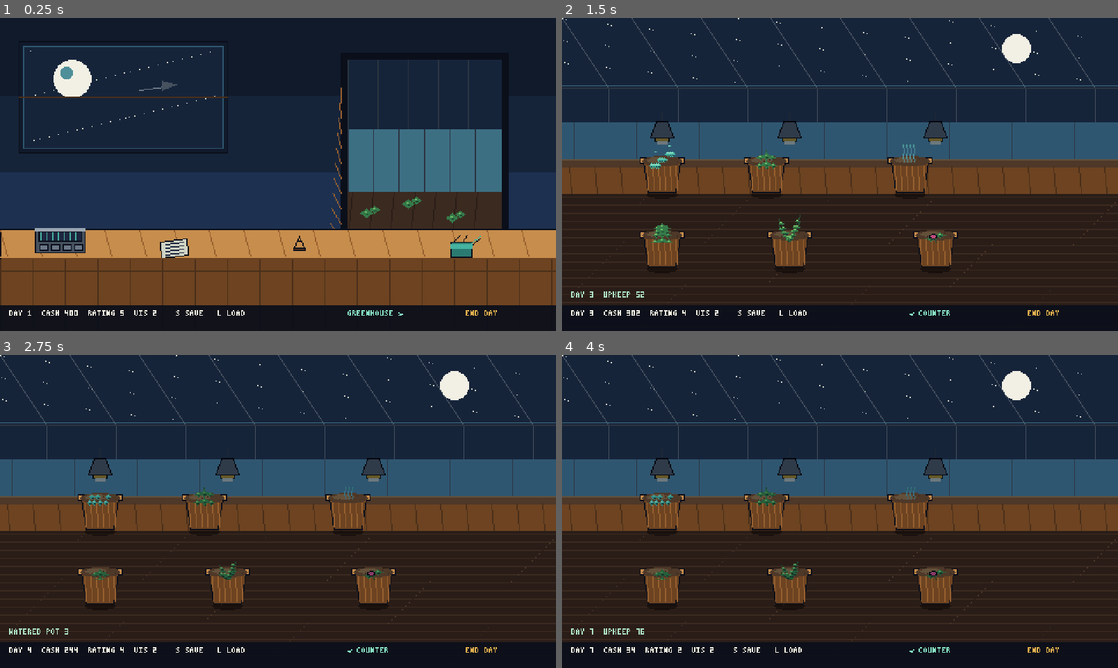
Above: before the commit, frames 1-4 (two rows, left to right).
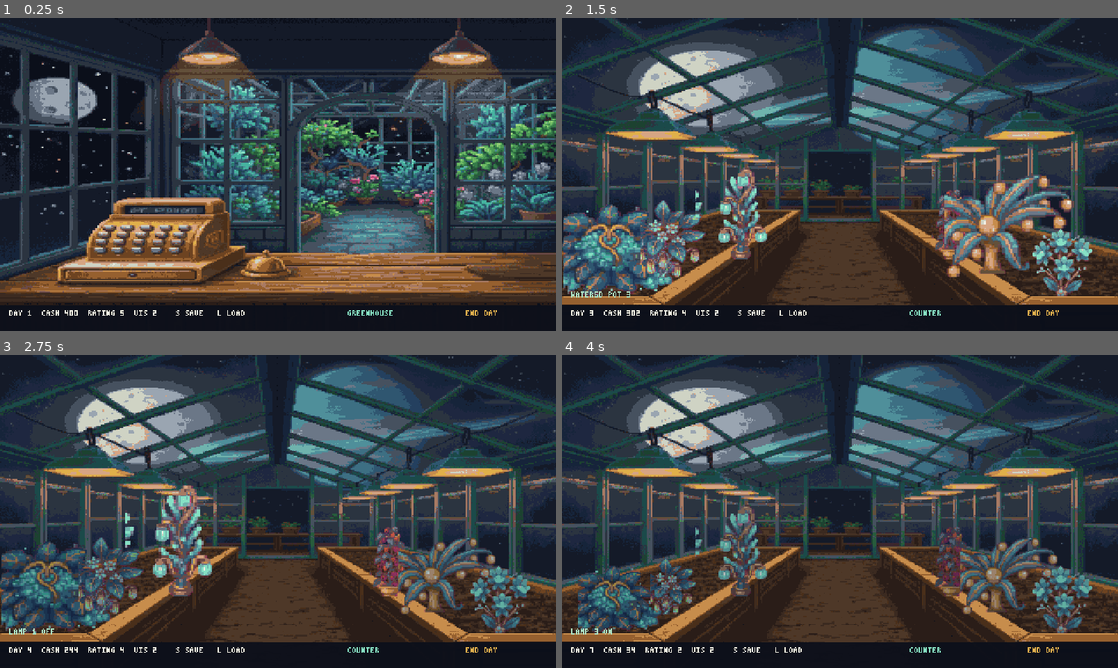
Above: after the commit, the same moments.

Repository: vladc-alexa/station-fence
Game: Godot game, scene res://scenes/fp.tscn
Two runs of this game, one before a commit and one after it. Both use one fixed random seed, a clock stepped at 60 frames per second and the inputs below.
Inputs (mouse positions are in pixels of both pictures, inside the frame that each line leads up to):
- Up to frame 1 (0.25 s): no input
- Up to frame 2 (1.5 s): tap Enter at 0.5 s; move the mouse to (962, 158) at 0.52 s; tap 1 at 0.6 s; click (962, 158) at 0.67 s; tap Space at 0.77, 1.25 s; tap 2 at 0.8, 1.35 s; move the mouse to (728, 190) at 1.27 s; hold S from 1.28 s (still down); click (728, 190) at 1.42 s
- Up to frame 3 (2.75 s): tap Space at 1.52 s; tap 3 at 1.55, 2.1 s; tap Enter at 2 s; move the mouse to (333, 442) at 2.02 s; release S at 2.03 s; click (333, 442) at 2.17 s; tap 1 at 2.3 s
- Up to frame 4 (4 s): tap Space at 2.75, 3.02, 3.77 s; move the mouse to (812, 574) at 2.77 s; tap 1 at 2.85 s; click (812, 574) at 2.92 s; tap 2 at 3.05, 3.6 s; tap Enter at 3.5 s; move the mouse to (1006, 558) at 3.52 s; hold S from 3.53 s (still down); click (1006, 558) at 3.67 s; tap 3 at 3.8 s

The runs differ from the first frame. In frame 1, 61% of the frame differs, in the area x 0-100%, y 0-96%; in frame 2, 61%; in frame 3, 60%; in frame 4, 59%.

Commit message:
AI art pass: Gemini-generated first-person views + 6 plant species, palette-locked; click mapping fixed (get_viewport mouse pos, IGNORE filters), click self-test

Diff:
--- a/scripts/ui/fp.gd
+++ b/scripts/ui/fp.gd
@@ -8,11 +8,11 @@
 
 # planters: [bench, slot, x, base_y]
 const POTS := [
-	[0, 0, 86, 150], [0, 1, 176, 150], [1, 0, 300, 150],
-	[1, 1, 86, 214], [2, 0, 196, 214], [2, 1, 322, 214],
+	[0, 0, 50, 240, 2.0], [0, 1, 96, 224, 1.7], [1, 0, 146, 208, 1.5],
+	[1, 1, 336, 208, 1.5], [2, 0, 386, 224, 1.7], [2, 1, 432, 240, 2.0],
 ]
-const DOOR := Rect2(300, 34, 134, 156)
-const LAMP_X := [86, 196, 322]
+const DOOR := Rect2(248, 92, 118, 88)
+const BELL := Rect2(203, 194, 48, 34)
 
 var station: Station = Station.COUNTER
 var _counter: Node2D
@@ -25,6 +25,7 @@
 var _nav_label: Label
 var _toast: Label
 var _bubble: Label
+var _bubble_plate: ColorRect
 var _bubble_panel: Panel
 
 
@@ -41,6 +42,9 @@
 	if args.has("--smoke"):
 		call_deferred("_smoke")
 	for a in args:
+		if a == "--clicktest":
+			_clicktest()
+			return
 		if a.begins_with("--shot="):
 			if args.has("--green"):
 				station = Station.GREENHOUSE
@@ -53,9 +57,10 @@
 
 
 func _tex(name: String) -> Texture2D:
-	var path := SPR + name + ".png"
-	if ResourceLoader.exists(path):
-		return load(path)
+	const GEN := "res://assets/gen/"
+	for path in [GEN + name + ".png", SPR + name + ".png"]:
+		if ResourceLoader.exists(path):
+			return load(path)
 	return null
 
 
@@ -73,14 +78,10 @@
 	_counter.name = "Counter"
 	add_child(_counter)
 	var bg := Sprite2D.new()
-	bg.texture = _tex("bg_counter")
+	bg.texture = load("res://assets/gen/bg_counter.png")
 	bg.centered = false
 	bg.position = Vector2.ZERO
 	_counter.add_child(bg)
-	_sprite(_counter, "till", Vector2(52, 190), 2)
-	_sprite(_counter, "ledger", Vector2(150, 198), 2)
-	_sprite(_counter, "bell", Vector2(258, 194), 2)
-	_sprite(_counter, "can", Vector2(400, 196), 2)
 	_counter.visible = false
 
 
@@ -89,23 +90,18 @@
 	_green.name = "Greenhouse"
 	add_child(_green)
 	var bg := Sprite2D.new()
-	bg.texture = _tex("bg_greenhouse")
+	bg.texture = load("res://assets/gen/bg_greenhouse.png")
 	bg.centered = false
 	bg.position = Vector2.ZERO
 	_green.add_child(bg)
 	for i in range(POTS.size()):
 		var pot: Array = POTS[i]
-		var bench := int(pot[0])
 		var bx := float(pot[2])
 		var by := float(pot[3])
-		_sprite(_green, "shadow", Vector2(bx, by + 2), 1)
-		var pot_sprite := _sprite(_green, "pot_big", Vector2(bx, by - 16), 3)
-		_pot_sprites[i] = pot_sprite
-		var plant_sprite := _sprite(_green, "plant_lumen_moss_0", Vector2(bx, by - 40), 4)
+		var sc := float(pot[4])
+		var plant_sprite := _sprite(_green, "plant_lumen_moss", Vector2(bx, by - 20.0 * sc), 4)
+		plant_sprite.scale = Vector2(sc, sc)
 		_plant_sprites[i] = plant_sprite
-	for b in range(3):
-		var lamp := _sprite(_green, "lamp_big", Vector2(float(LAMP_X[b]), 104.0), 5)
-		_lamp_sprites[b] = lamp
 	_green.visible = false
 
 
@@ -117,6 +113,7 @@
 	if font.load_bitmap_font(FONT) != OK:
 		push_warning("hud font failed")
 	var plate := ColorRect.new()
+	plate.mouse_filter = Control.MOUSE_FILTER_IGNORE
 	plate.color = Color(0.043, 0.059, 0.102, 0.94)
 	plate.position = Vector2(0, 248)
 	plate.size = Vector2(480, 22)
@@ -138,6 +135,15 @@
 	_bubble_panel.size = Vector2(464, 44)
 	_bubble_panel.visible = false
 	layer.add_child(_bubble_panel)
+	var plate_bg := ColorRect.new()
+	plate_bg.name = "BubblePlate"
+	plate_bg.position = Vector2(8, 6)
+	plate_bg.size = Vector2(464, 44)
+	plate_bg.color = Color(0.03, 0.05, 0.08, 0.78)
+	plate_bg.mouse_filter = Control.MOUSE_FILTER_IGNORE
+	plate_bg.visible = false
+	_bubble_panel.add_child(plate_bg)
+	_bubble_plate = plate_bg
 	_bubble = Label.new()
 	_bubble.add_theme_font_override("font", font)
 	_bubble.add_theme_font_size_override("font_size", 5)
@@ -145,6 +151,8 @@
 	_bubble.position = Vector2(13, 10)
 	_bubble.size = Vector2(452, 36)
 	_bubble.autowrap_mode = TextServer.AUTOWRAP_WORD
+	_bubble.mouse_filter = Control.MOUSE_FILTER_IGNORE
+	_bubble_panel.mouse_filter = Control.MOUSE_FILTER_IGNORE
 	layer.add_child(_bubble)
 	# END DAY + navigation buttons (drawn as labels, hit-tested in _click)
 	_end_label = Label.new()
@@ -166,7 +174,7 @@
 	_counter.visible = station == Station.COUNTER
 	_green.visible = station == Station.GREENHOUSE
 	if _nav_label != null:
-		_nav_label.text = "GREENHOUSE >" if station == Station.COUNTER else "< COUNTER"
+		_nav_label.text = "GREENHOUSE" if station == Station.COUNTER else "COUNTER"
 	_refresh()
 
 
@@ -180,16 +188,26 @@
 			ps.visible = false
 		else:
 			ps.visible = true
-			ps.texture = _tex("plant_%s_%d" % [plant.def.id, plant.stage])
+			ps.texture = _tex("plant_%s" % plant.def.id)
+			var st: int = clampi(int(plant.stage), 0, 3)
+			var depth := float(POTS[i][4])
+			var grow: float = [0.45, 0.62, 0.82, 1.0][st] * depth
+			ps.scale = Vector2(grow, grow)
+			ps.position = Vector2(float(POTS[i][2]), float(POTS[i][3]) - 32.0 * grow)
 			ps.self_modulate = Color(0.72, 0.78, 0.82) if plant.wilted else Color.WHITE
 	for b in range(3):
-		var lamp: Sprite2D = _lamp_sprites[b]
-		lamp.self_modulate = Color.WHITE if bool(GameState.benches[b]["lamp"]) else Color(0.45, 0.5, 0.55)
+		if _lamp_sprites.size() > b:
+			var lamp: Sprite2D = _lamp_sprites[b]
+			lamp.self_modulate = Color.WHITE if bool(GameState.benches[b]["lamp"]) else Color(0.45, 0.5, 0.55)
 	var c = GameState.current
 	if c == null:
 		_bubble_panel.visible = false
+		if _bubble_plate != null:
+			_bubble_plate.visible = false
 	else:
 		_bubble_panel.visible = true
+		if _bubble_plate != null:
+			_bubble_plate.visible = true
 		_bubble.text = "%s WANTS %s\nBRINGS %d CR + %s\nCLICK HERE TO SERVE" % [
 			c.display_name.to_upper(), c.wants_text().to_upper().replace(" X", "X"),
 			c.cash_offer, c.brings_text().to_upper().replace(" X", "X")]
@@ -197,9 +215,9 @@
 		GameState.day, GameState.cash, GameState.rating, GameState.visitors_left]
 
 
-func _unhandled_input(event: InputEvent) -> void:
+func _input(event: InputEvent) -> void:
 	if event is InputEventMouseButton and event.pressed and event.button_index == MOUSE_BUTTON_LEFT:
-		_click(event.position)
+		_click(get_viewport().get_mouse_position())
 	elif event is InputEventKey and event.pressed:
 		match event.keycode:
 			KEY_SPACE: _end_day()
@@ -209,6 +227,9 @@
 			KEY_C: _goto(Station.COUNTER)
 			KEY_S: GameState.save_game()
 			KEY_L: GameState.load_game()
+			KEY_1: _toggle_lamp(0)
+			KEY_2: _toggle_lamp(1)
+			KEY_3: _toggle_lamp(2)
 
 
 func _goto(s: Station) -> void:
@@ -226,7 +247,7 @@
 	if station == Station.COUNTER:
 		if DOOR.has_point(p):
 			_goto(Station.GREENHOUSE)
-		elif Rect2(244, 182, 32, 24).has_point(p):
+		elif BELL.has_point(p):
 			_next_visitor()
 		elif _bubble_panel.visible and Rect2(8, 6, 464, 44).has_point(p):
 			_serve()
@@ -234,17 +255,16 @@
 		for i in range(POTS.size()):
 			var bx := float(POTS[i][2])
 			var by := float(POTS[i][3])
-			if Rect2(bx - 16.0, by - 82.0, 32.0, 44.0).has_point(p):
+			var sc := float(POTS[i][4])
+			if Rect2(bx - 16.0 * sc, by - 42.0 * sc, 32.0 * sc, 44.0 * sc).has_point(p):
 				_pick(i, true)
 				return
-			if Rect2(bx - 28.0, by - 34.0, 56.0, 36.0).has_point(p):
-				_pick(i, false)
-				return
-		for b in range(3):
-			if Rect2(float(LAMP_X[b]) - 7.0, 88.0, 14.0, 16.0).has_point(p):
-				GameState.toggle_lamp(b)
-				_toast.text = "LAMP %d %s" % [b + 1, "ON" if bool(GameState.benches[b]["lamp"]) else "OFF"]
-				return
+
+
+
+func _toggle_lamp(b: int) -> void:
+	GameState.toggle_lamp(b)
+	_toast.text = "LAMP %d %s" % [b + 1, "ON" if bool(GameState.benches[b]["lamp"]) else "OFF"]
 
 
 func _pick(index: int, harvest_first: bool) -> void:
@@ -316,3 +336,41 @@
 	img.save_png(path)
 	print("shot -> ", path)
 	get_tree().quit(0)
+
+
+func _clicktest() -> void:
+	await get_tree().process_frame
+	var before: int = GameState.day
+	var k: float = float(get_window().size.x) / 480.0
+	var target := Vector2(442.0, 259.0) * k
+	DisplayServer.warp_mouse(Vector2i(target))
+	await get_tree().process_frame
+	var ev := InputEventMouseButton.new()
+	ev.button_index = MOUSE_BUTTON_LEFT
+	ev.pressed = true
+	ev.position = target
+	Input.parse_input_event(ev)
+	await get_tree().create_timer(0.2).timeout
+	print("CLICK scale=%.1f mouse=%s day %d -> %d" % [k, str(get_viewport().get_mouse_position()), before, GameState.day])
+	var day_ok := GameState.day > before
+	# walk to the greenhouse and water the first planter
+	DisplayServer.warp_mouse(Vector2i(Vector2(300.0, 130.0) * k))
+	await get_tree().process_frame
+	var ev2 := InputEventMouseButton.new()
+	ev2.button_index = MOUSE_BUTTON_LEFT
+	ev2.pressed = true
+	Input.parse_input_event(ev2)
+	await get_tree().create_timer(0.2).timeout
+	var in_green := station == Station.GREENHOUSE
+	var w_before: float = float(GameState.benches[0]["water"])
+	DisplayServer.warp_mouse(Vector2i(Vector2(float(POTS[0][2]), float(POTS[0][3])) * k))
+	await get_tree().process_frame
+	var ev3 := InputEventMouseButton.new()
+	ev3.button_index = MOUSE_BUTTON_LEFT
+	ev3.pressed = true
+	Input.parse_input_event(ev3)
+	await get_tree().create_timer(0.2).timeout
+	var w_after: float = float(GameState.benches[0]["water"])
+	print("CLICK nav=%s water %.2f -> %.2f" % [str(in_green), w_before, w_after])
+	print("CLICK: " + ("PASS" if day_ok and in_green and w_after > w_before else "FAIL"))
+	get_tree().quit()
Binary file added: assets/gen/bg_counter.png
Not shown, added: assets/gen/bg_counter.png.import
Binary file added: assets/gen/bg_greenhouse.png
Not shown, added: assets/gen/bg_greenhouse.png.import
Binary file added: assets/gen/plant_brine_kelp.png
Not shown, added: assets/gen/plant_brine_kelp.png.import
Binary file added: assets/gen/plant_crystal_orchid.png
Not shown, added: assets/gen/plant_crystal_orchid.png.import
Binary file added: assets/gen/plant_dew_fern.png
Not shown, added: assets/gen/plant_dew_fern.png.import
Binary file added: assets/gen/plant_ember_pepper.png
Not shown, added: assets/gen/plant_ember_pepper.png.import
(and 10 more such lines)
